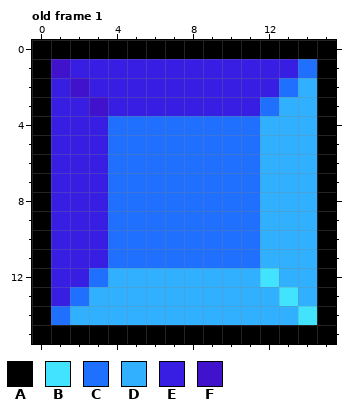
Two states of a pixel-art file, Assets/Aseprite/blue.aseprite. The first picture shows the starting point.
16x16 pixels, 1 frame. Pixels under 10% opacity are left out. Shown: old frame 1. The commit also changed other frames, which this record leaves out.
Palette (. is transparent): A #000000  B #42e3ff  C #2070ff  D #30b0ff  E #381ee3  F #4112cc
Pixels before, old frame 1, first column x 0:
 0 AAAAAAAAAAAAAAAA
 1 AFEEEEEEEEEEEECA
 2 AEFEEEEEEEEEECDA
 3 AEEFEEEEEEEECDDA
 4 AEEECCCCCCCCDDDA
 5 AEEECCCCCCCCDDDA
 6 AEEECCCCCCCCDDDA
 7 AEEECCCCCCCCDDDA
 8 AEEECCCCCCCCDDDA
 9 AEEECCCCCCCCDDDA
10 AEEECCCCCCCCDDDA
11 AEEECCCCCCCCDDDA
12 AEECDDDDDDDDBDDA
13 AECDDDDDDDDDDBDA
14 ACDDDDDDDDDDDDBA
15 AAAAAAAAAAAAAAAA
And afterwards:
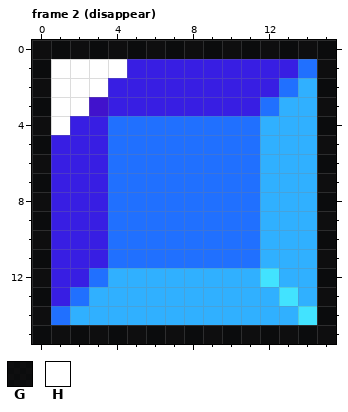
Colours new in this view: G #000000cd  H #ffffff
A new or re-ordered frame is compared with the old frame closest to it.
Difference:
frames 1 -> 15
layer "background" added
layer "gem" added
layer "white" added
layer "Layer 1" removed
Frame 2 (disappear) is new; against old frame 1, layers "white", "background":
The author changed colour A to colour G in row 0 at x 0 to 15; in rows 1 to 14 at x 0 and 15; in row 15 at x 0 to 15.
The author changed colour E to colour H in row 1 at x 2 to 4; in row 2 at x 1 and 3; in row 3 at x 1 to 2; in row 4 at x 1.
The author changed colour F to colour H in row 1 at x 1; in row 2 at x 2.
Boxes around the changes in both pictures, in picture pixels (x1, y1, x2, y2):
changed: (32, 40, 336, 344)
